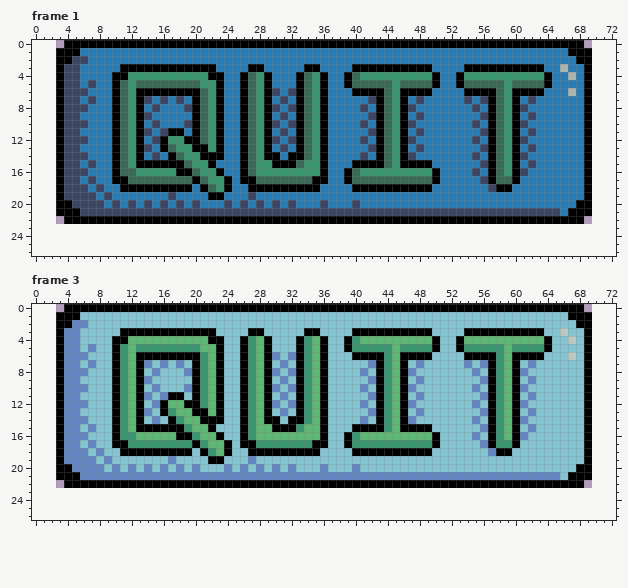
File history of a pixel-art file, sprites/aseprite/Quit_Button.aseprite. The picture above is the old version.
67x23 pixels, 3 frames. Shown: frame 1, frame 3. The old version is drawn lined up with the new one, on the new canvas. The commit also changed other frames, which this record leaves out.
After:
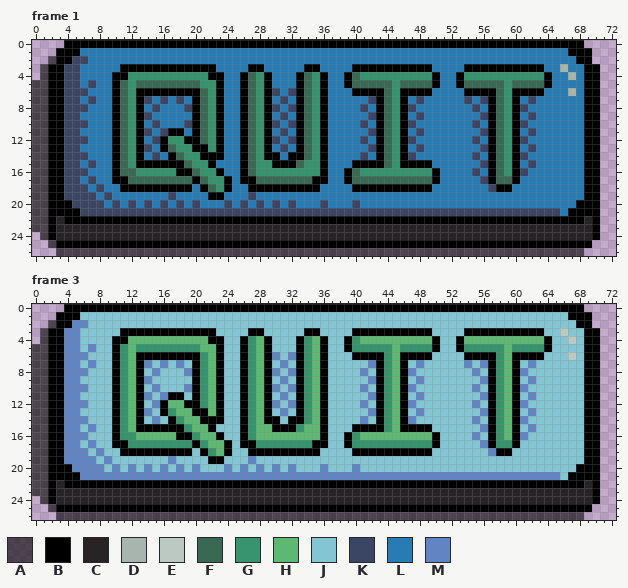
Palette (. is transparent): A #0000009a  B #000000  C #282327  D #a8b4ae  E #bbc9c2  F #396955  G #37946e  H #5cb873  J #83c5d2  K #3a4663  L #297cb3  M #6184c2
Commit: Visual update for buttons + flowers
Change:
canvas 67x23 -> 73x27, the old top-left corner now at 3,0
Frame 1:
y 2: x 2 . -> A
y 3..4: x 1..2 .. -> AB; x 70 . -> B
y 5..21: x 0..2 ... -> AAB; x 70 . -> B
y 22: x 0..3 .... -> AABC; x 69..70 .. -> CB
y 23: x 0..70 ....................................................................... -> AABCCCCCCCCCCCCCCCCCCCCCCCCCCCCCCCCCCCCCCCCCCCCCCCCCCCCCCCCCCCCCCCCCCCB
y 24: x 1..70 ...................................................................... -> ABCCCCCCCCCCCCCCCCCCCCCCCCCCCCCCCCCCCCCCCCCCCCCCCCCCCCCCCCCCCCCCCCCCCB
y 25: x 2..69 .................................................................... -> ABBBBBBBBBBBBBBBBBBBBBBBBBBBBBBBBBBBBBBBBBBBBBBBBBBBBBBBBBBBBBBBBBBB
y 26: x 3..68 .................................................................. -> AAAAAAAAAAAAAAAAAAAAAAAAAAAAAAAAAAAAAAAAAAAAAAAAAAAAAAAAAAAAAAAAAA
Frame 3: the same change as frame 1
Pixel boxes of the changes (left, top, right, bottom) in both pictures:
added: (32, 56, 600, 256)
added: (32, 320, 600, 520)
